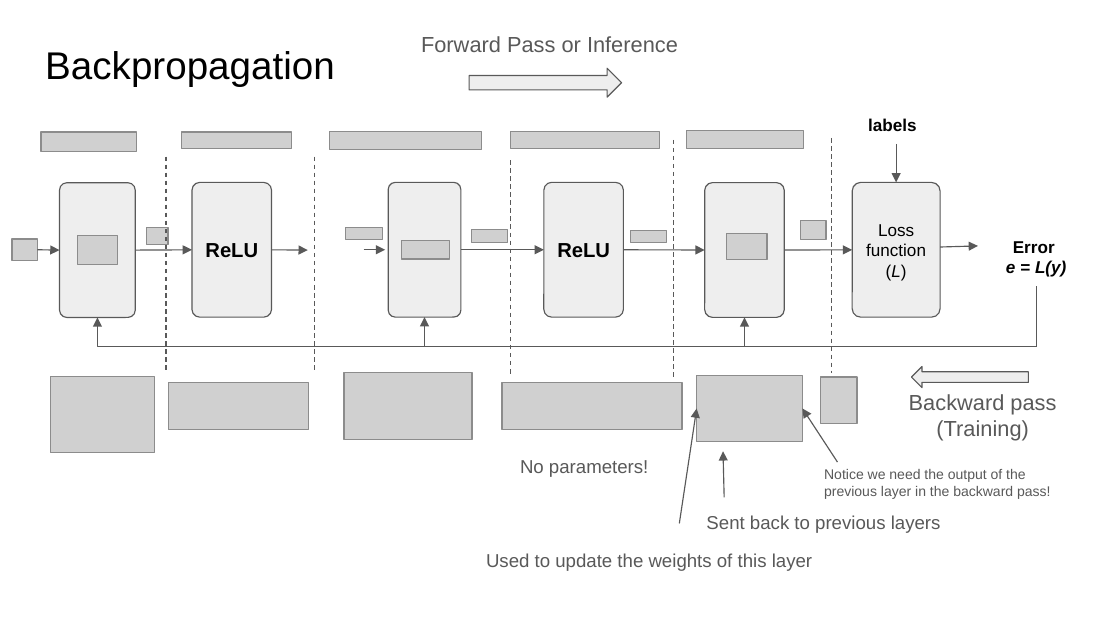
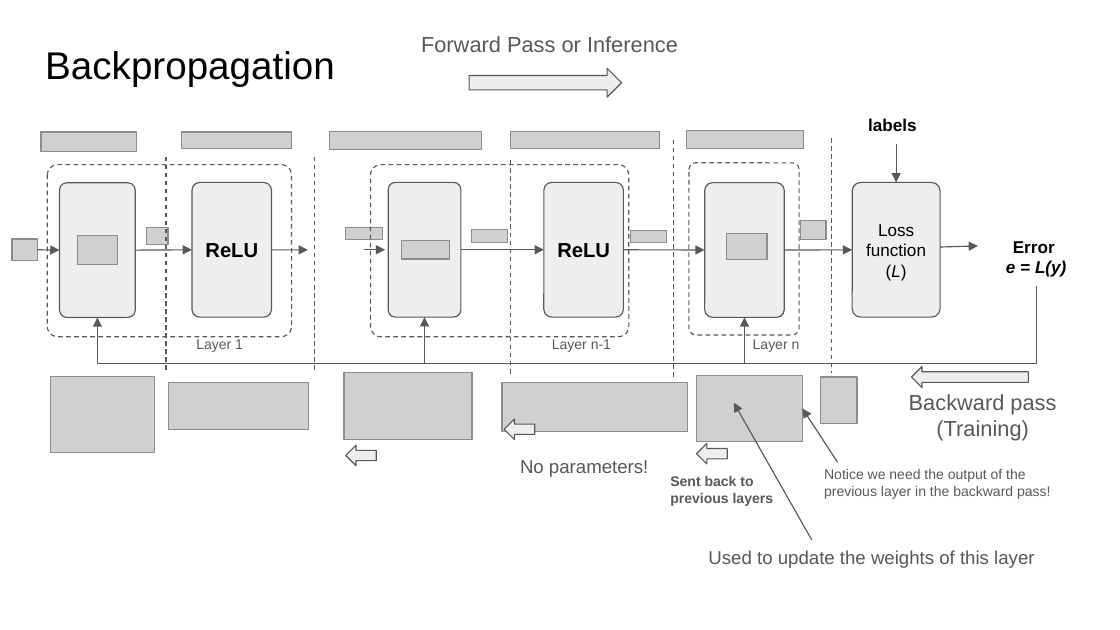
Before and after one commit to ankur6ue/deep-learning-course, a slide deck: slide 3 of class_2/deep_learning_course_class_2.pptx. Drawn at 1120x630 pixels with LibreOffice and Linux fonts; fonts in the diff are those of the drawing; grey boxes stand for pictures; background and template pictures are left out. Boxes give left, top, right and bottom in pixels: in the first picture for what was removed or moved away, otherwise in the second. Text is boxed around its words. In the diff, an @@ line names an element or a change of style, - is before the commit and + after.

```diff
--- a/class_2/deep_learning_course_class_2.pptx
+++ b/class_2/deep_learning_course_class_2.pptx
@@ rounded rectangle added at (47,165,291,337), outline #595959 0.75 pt dashed @@
@@ rounded rectangle added at (371,165,629,337), outline #595959 0.75 pt dashed @@
@@ rounded rectangle added at (689,162,799,335), outline #595959 0.75 pt dashed @@
@@ elbow arrow (1036, 286) - (97, 317): route changed @@
@@ elbow arrow (1036, 286) - (424, 317): route changed @@
@@ elbow arrow (1036, 286) - (745, 317): route changed @@
@@ text added at (196,339,243,352), 9 pt, text #595959 @@
+Layer 1
@@ text added at (552,339,611,352), 9 pt, text #595959 @@
+Layer n-1
@@ text added at (753,339,800,352), 9 pt, text #595959 @@
+Layer n
@@ picture: place and size @@
-picture at (502,383,682,430)
+picture at (502,383,687,431)
@@ right arrow added at (504,419,534,439), fill #EEEEEE, outline #595959 0.75 pt @@
@@ arrow moved from (680, 523) - (697, 409) to (812, 540) - (734, 403) @@
@@ right arrow added at (346,446,376,466), fill #EEEEEE, outline #595959 0.75 pt @@
@@ right arrow added at (697,444,727,464), fill #EEEEEE, outline #595959 0.75 pt @@
@@ text "Sent back to previous layers": place and size @@
-text "Sent back to previous layers" at (706,515,941,533)
+text "Sent back to previous layers" at (670,476,774,506)
@@ text "Sent back to previous layers" at (670,476,774,506): size 12 to 9 pt, bold on @@
@@ arrow removed from (725, 497) to (724, 451) @@
@@ text "Used to update the weights ...": place and size @@
-text "Used to update the weights ..." at (486,553,812,571)
+text "Used to update the weights ..." at (708,550,1034,568)
```
Also in this commit, not shown: 3 other slides changed, 3 slides added, 1 slide removed, 8 other files.
